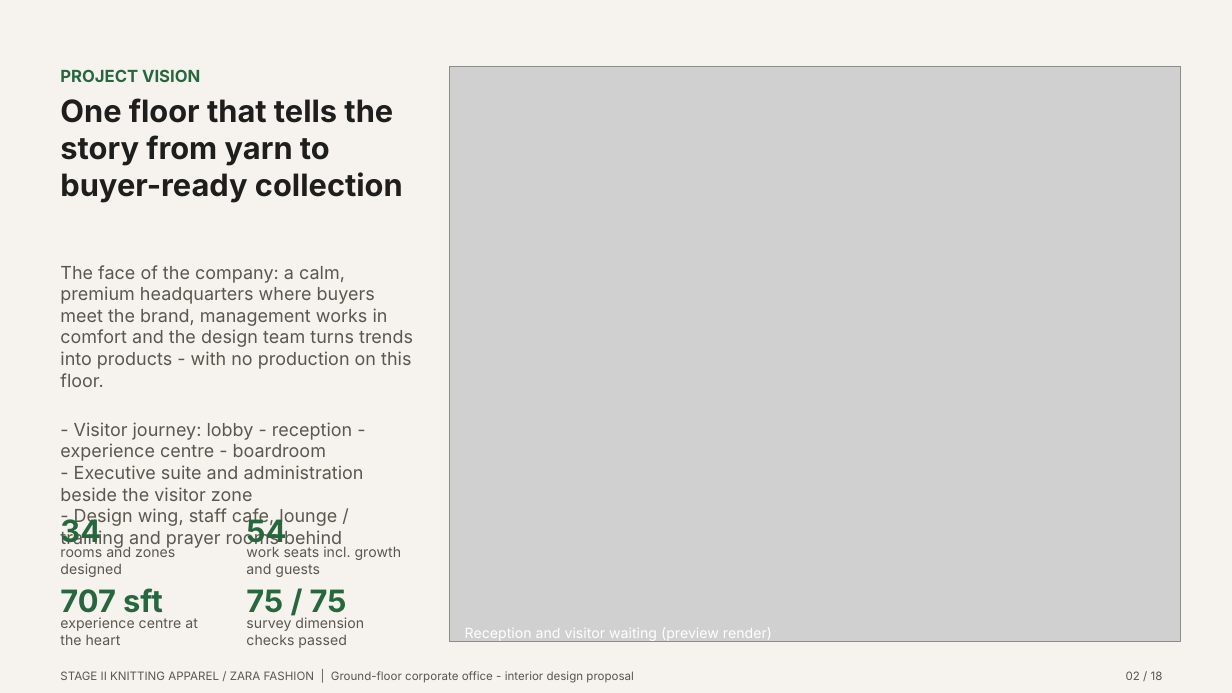
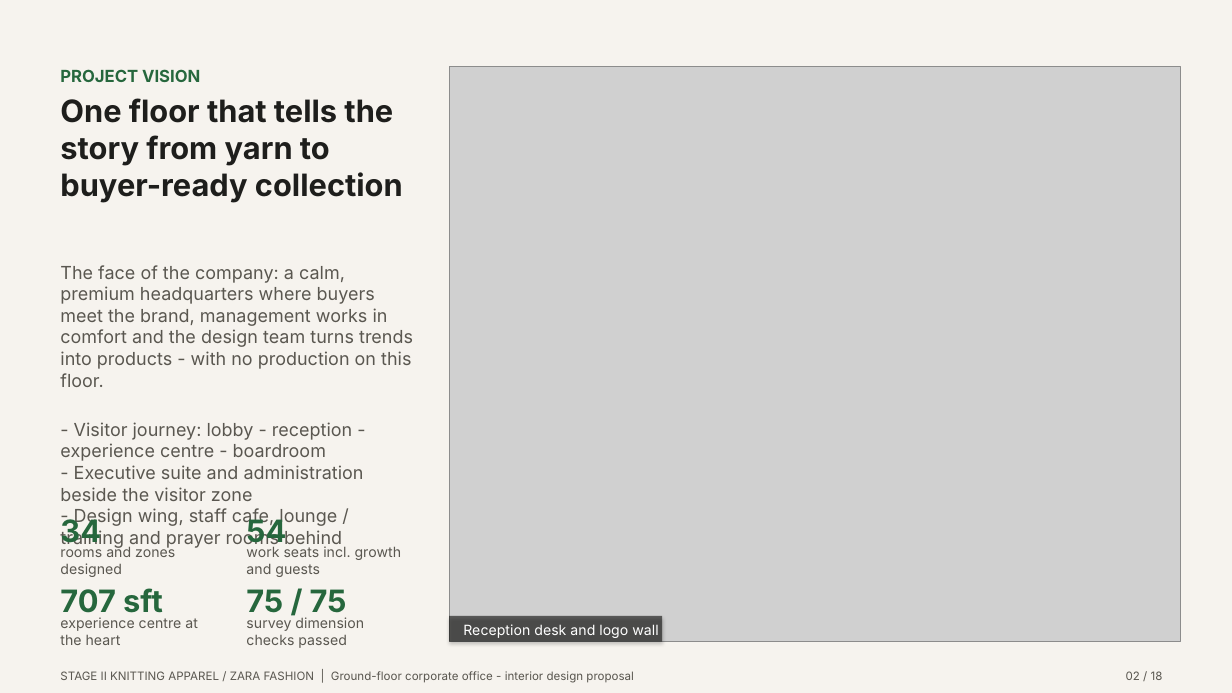
Before and after one commit to i-m-r-a-n/Practice01, a slide deck: slide 2 of GARMENT_OFFICE_FINAL_PRESENTATION/03_PRESENTATION/Garment_Office_Design_Pitch.pptx. Drawn at 1232x693 pixels with LibreOffice and Linux fonts; fonts in the diff are those of the drawing; grey boxes stand for pictures. Boxes give left, top, right and bottom in pixels: in the first picture for what was removed or moved away, otherwise in the second. Text is boxed around its words. In the diff, an @@ line names an element or a change of style, - is before the commit and + after.

```diff
--- a/GARMENT_OFFICE_FINAL_PRESENTATION/03_PRESENTATION/Garment_Office_Design_Pitch.pptx
+++ b/GARMENT_OFFICE_FINAL_PRESENTATION/03_PRESENTATION/Garment_Office_Design_Pitch.pptx
@@ rectangle added at [449, 616, 663, 642], fill #141412 at 62% opacity @@
@@ text at [463, 624, 658, 638]: text changed @@
-Reception and visitor waiting (preview render)
+Reception desk and logo wall
```
Also in this commit, not shown: 14 other slides changed, 22 other files.
